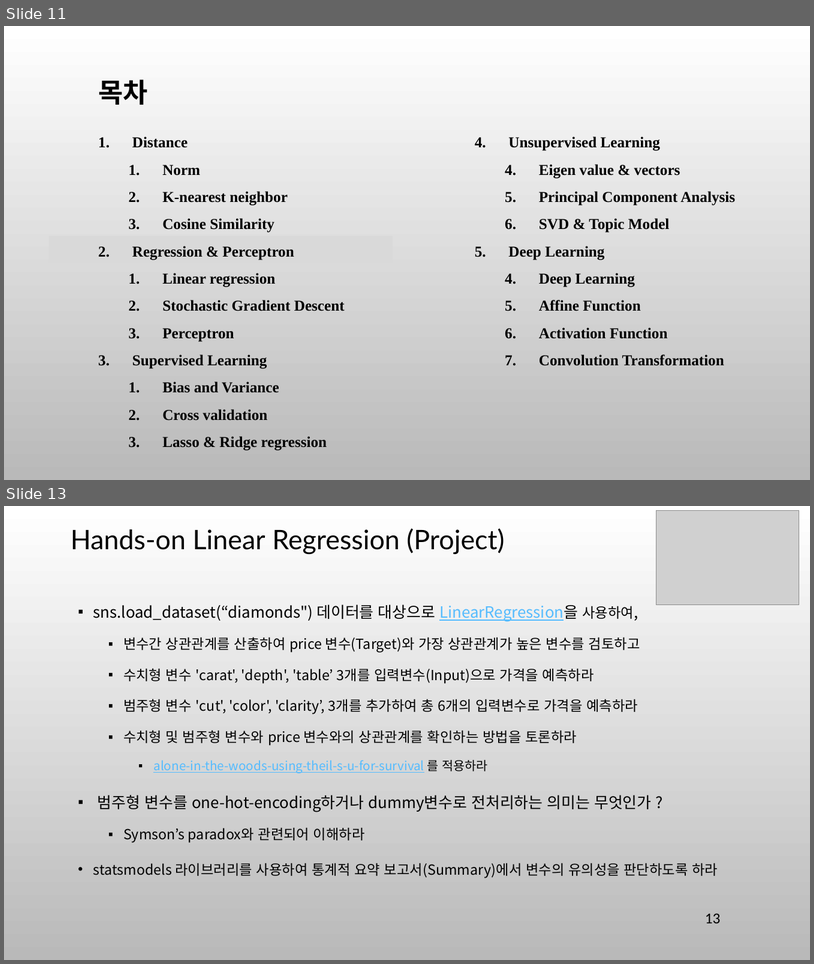
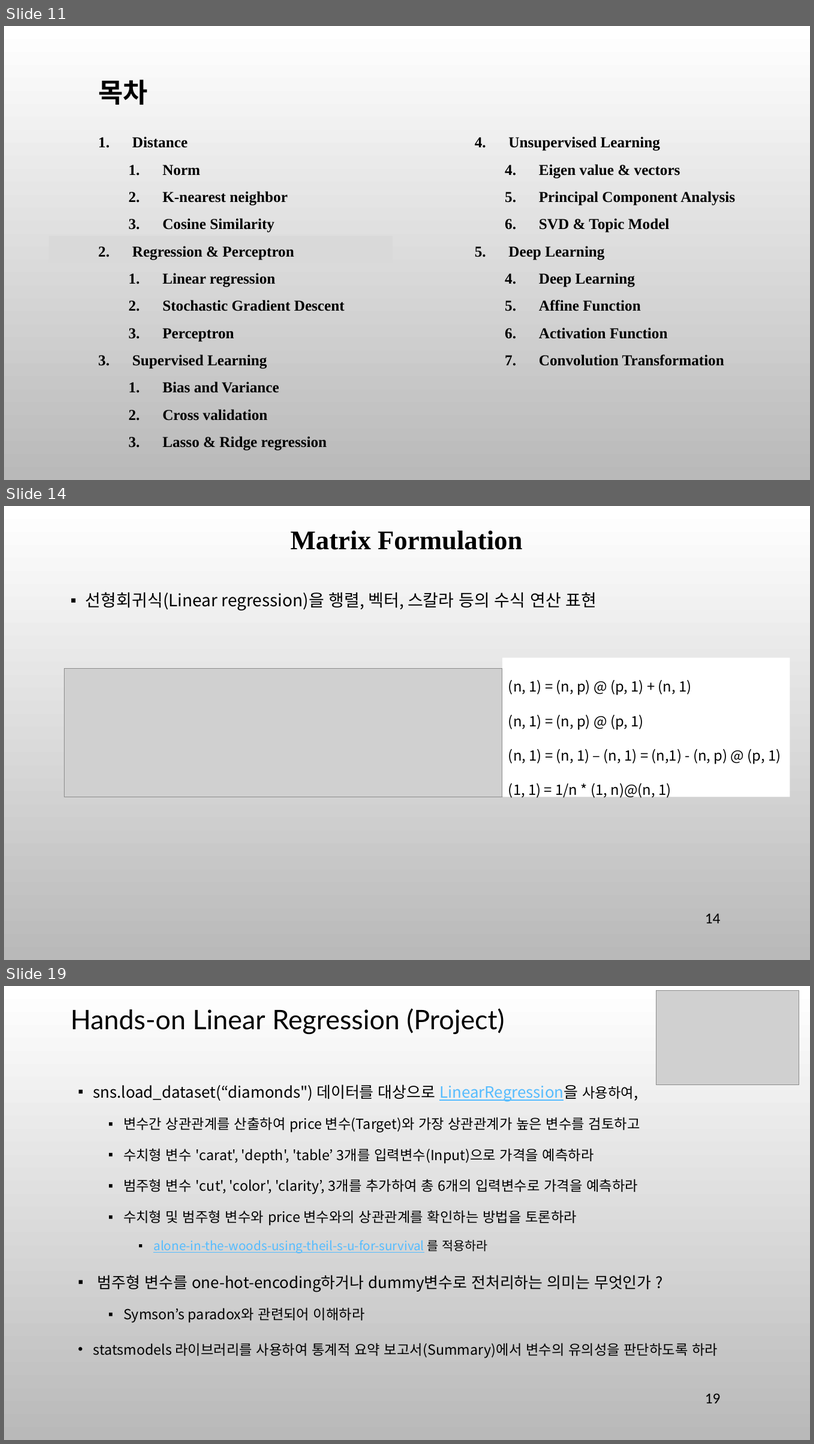
Before and after one commit to ancestor9/mathematics-for-machine-learning, a slide deck: 7_Applications of mathematics.pptx. Shown one above the other, each under a label of ours: slides 11 and 13 before the commit, slides 11, 14 and 19 after it; the slides between them are not shown. The pictures are 814x964 and 814x1444 pixels, drawn with LibreOffice and Linux fonts; fonts in the diff are those of the drawing; grey boxes stand for pictures; background and template pictures are left out. Boxes give left, top, right and bottom in pixels: in the first picture for what was removed or moved away, otherwise in the second. Text is boxed around its words. In the diff, an @@ line names an element or a change of style, - is before the commit and + after.

```diff
--- a/7_Applications of mathematics.pptx
+++ b/7_Applications of mathematics.pptx
@@ slide 14 added at <box>4,506,810,960</box>, background picture (left out) @@
@@ title added at <box>291,531,522,550</box>, 32 pt, text #000000, bold @@
+Matrix Formulation
@@ text added at <box>86,592,597,610</box>, 20 pt, text #000000 @@
+▪ 선형회귀식(Linear regression)을 행렬, 벡터, 스칼라 등의 수식 연산 표현
@@ rectangle added at <box>503,658,791,797</box>, fill #FFFFFF, 17 pt, text #000000 @@
+(n, 1) = (n, p) @ (p, 1) + (n, 1)
+(n, 1) = (n, p) @ (p, 1)
+(n, 1) = (n, 1) – (n, 1) = (n,1) - (n, p) @ (p, 1)
+(1, 1) = 1/n * (1, n)@(n, 1)
@@ picture added at <box>65,668,503,796</box> @@
@@ page number added at <box>705,913,721,923</box>, 18 pt, text #000000 @@
+14
@@ what was slide 13 is now slide 19 @@
@@ page number at <box>705,1393,721,1403</box>: text changed @@
-13
+19
```
Also in this commit, not shown: 8 slides changed, 10 other slides added, 2 slides removed.
